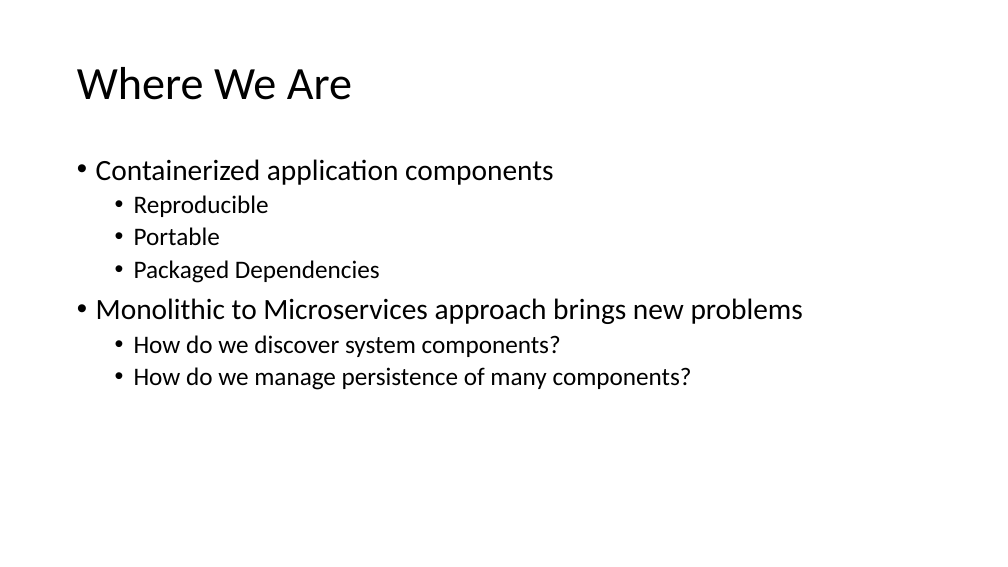
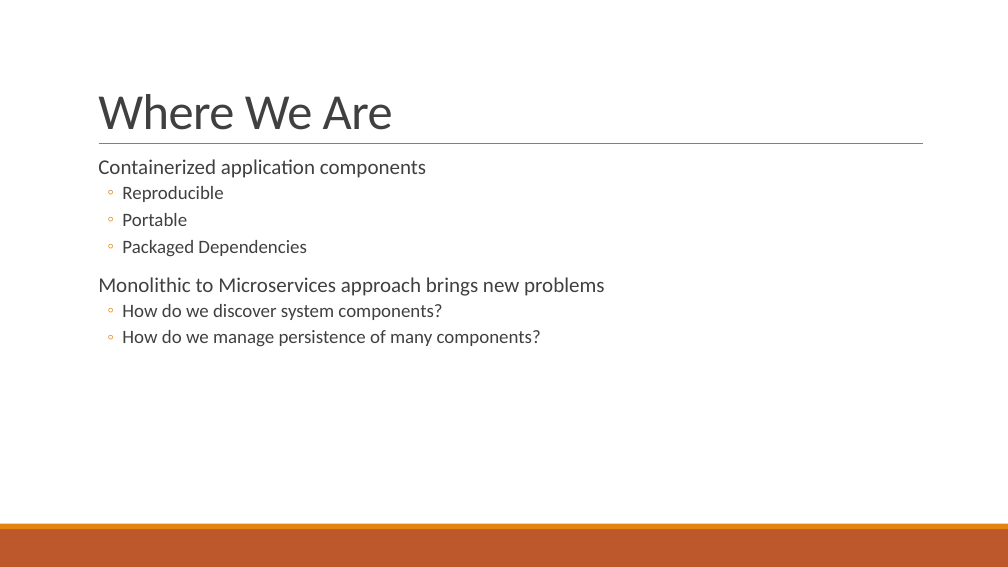
Before and after one commit to gisjedi/deployments-on-dcos, a slide deck: slide 4 of dockerizerd-applications.pptx. Drawn at 1008x567 pixels with LibreOffice and Linux fonts; fonts in the diff are those of the drawing. Boxes give left, top, right and bottom in pixels: in the first picture for what was removed or moved away, otherwise in the second. Text is boxed around its words. In the diff, an @@ line names an element or a change of style, - is before the commit and + after.

```diff
--- a/dockerizerd-applications.pptx
+++ b/dockerizerd-applications.pptx
@@ title "Where We Are": place and size @@
-title "Where We Are" at [77, 67, 352, 100]
+title "Where We Are" at [98, 94, 393, 130]
@@ title "Where We Are" at [98, 94, 393, 130]: size 44 to 48 pt, text colour #000000 to #404040, letter spacing 0 to -0.5 pt; line spacing 0.9 to 0.85; vertical alignment middle to bottom @@
@@ line added from (99, 144) to (923, 144), #808080 0.5 pt @@
@@ text "Containerized application components" at [98, 159, 604, 347]: size 28 to 20 pt in "Containerized application components", "Monolithic to Microservices approach brings new problems"; text colour #000000 to #404040; size 24 to 18 pt in "Reproducible", "Portable", "Packaged Dependencies", "How do we discover system components?" and 1 more places; bullet • to  ; more space between paragraphs; bullet • to ◦ @@
@@ rectangle added at [0, 529, 1008, 567], fill #BD582C @@
@@ rectangle added at [0, 524, 1008, 529], fill #E48312 @@
```
Also in this commit, not shown: 13 other slides changed, 1 slide added, 2 other files.
